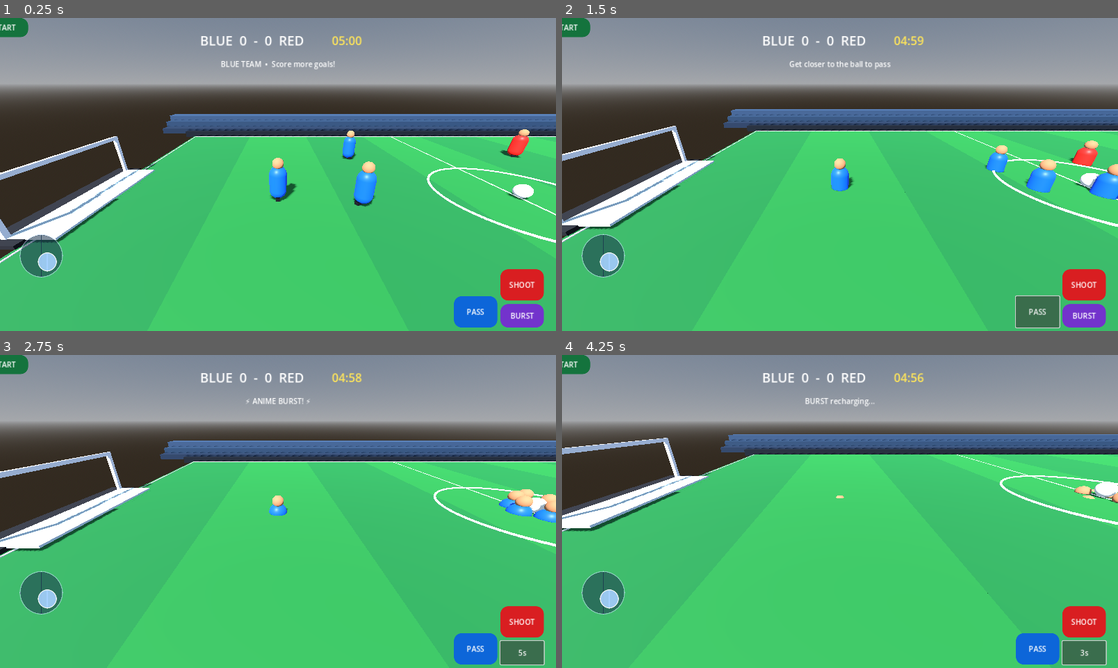
Above: before the commit, frames 1-4 (two rows, left to right).
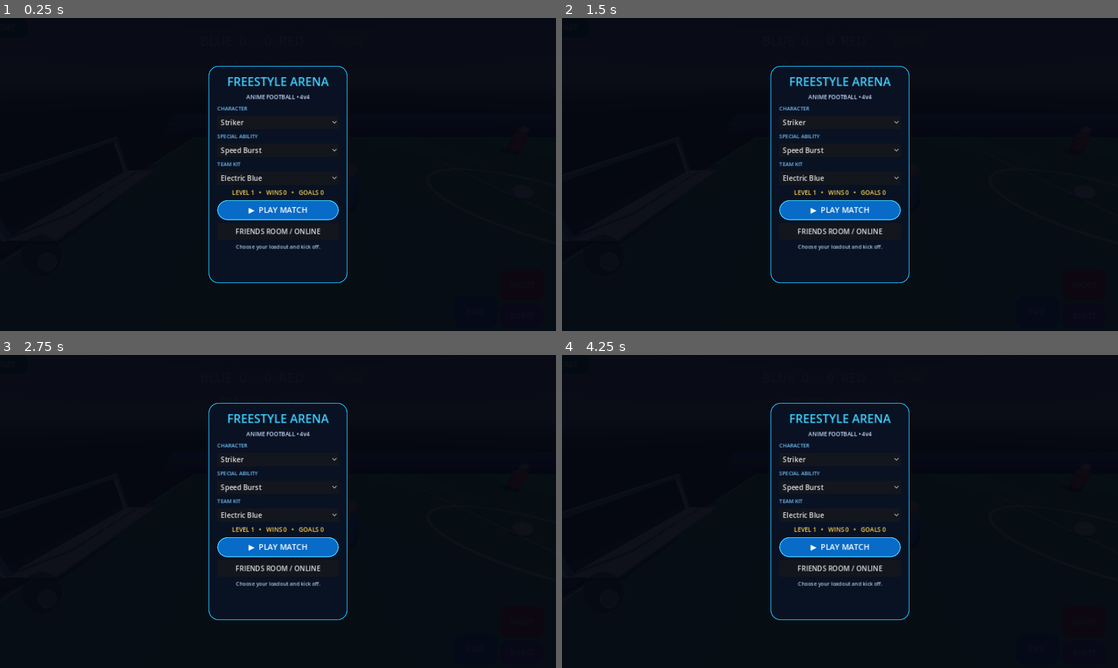
Above: after the commit, the same moments.

Repository: stalinvismay2020-del/KAIRO-
Game: Godot game, scene res://Main.tscn
Two runs of this game, one before a commit and one after it. Both use one fixed random seed, a clock stepped at 60 frames per second and the inputs below.
Inputs:
- Up to frame 1 (0.25 s): no input
- Up to frame 2 (1.5 s): click "SHOOT" at 0.5 s; click "PASS" at 1.25 s
- Up to frame 3 (2.75 s): click "BURST" at 2 s
- Up to frame 4 (4.25 s): click "5s" (after the commit: "BURST") at 2.75 s; click "4s" (after the commit: "BURST") at 3.5 s

The runs differ from the first frame. In frame 1, 100% of the frame differs, in the area x 0-100%, y 0-100%; in frame 2, 100%; in frame 3, 100%; in frame 4, 100%.

Commit message:
Add pre-match lobby and player loadout options

Diff:
--- a/Main.gd
+++ b/Main.gd
@@ -15,7 +15,7 @@
 var score_home := 0
 var score_away := 0
 var time_left := MATCH_SECONDS
-var match_active := true
+var match_active := false
 var joystick_vector := Vector2.ZERO
 var touch_origin := Vector2.ZERO
 var joystick_touch_id := -1
@@ -37,6 +37,17 @@
 var goal_flash_time := 0.0
 var burst_fx_timer := 0.0
 var run_phase := 0.0
+var lobby_layer: CanvasLayer
+var lobby_status: Label
+var character_picker: OptionButton
+var ability_picker: OptionButton
+var color_picker: OptionButton
+var selected_ability := "Speed Burst"
+var selected_character := "Striker"
+var selected_team_color := "Electric Blue"
+var wins_total := 0
+var goals_total := 0
+var player_level := 1
 
 func _ready() -> void:
 	rng.randomize()
@@ -47,6 +58,8 @@
 	_build_ball()
 	_build_camera()
 	_build_ui()
+	_load_progress()
+	_build_lobby()
 	_update_hud()
 
 func _process(delta: float) -> void:
@@ -54,6 +67,10 @@
 		time_left = maxf(0.0, time_left - delta)
 		if time_left <= 0.0:
 			match_active = false
+			if score_home > score_away:
+				wins_total += 1
+			player_level = 1 + int(wins_total / 3) + int(goals_total / 10)
+			_save_progress()
 			ui_hint.text = "FULL TIME  •  Tap RESTART to play again"
 		_update_hud()
 	if burst_time > 0.0:
@@ -448,7 +465,10 @@
 		ui_hint.text = "Get closer to the ball to shoot"
 		return
 	var dir := Vector3(1, 0.15, 0) + Vector3(0, 0, -player.global_position.z * 0.02)
-	ball.apply_central_impulse(dir.normalized() * 13.0)
+	var shot_power := 13.0
+	if selected_ability == "Power Shot":
+		shot_power = 18.0
+	ball.apply_central_impulse(dir.normalized() * shot_power)
 	_spawn_skill_burst(ball.global_position, Color(1.0, 0.25, 0.12))
 	ui_hint.text = "⚡ POWER SHOT! ⚡"
 
@@ -459,11 +479,17 @@
 	var target := teammates[0].global_position if not teammates.is_empty() else player.global_position + Vector3(5,0,0)
 	var dir := (target - ball.global_position).normalized()
 	dir.y = 0.05
-	ball.apply_central_impulse(dir.normalized() * 7.5)
+	var pass_power := 7.5
+	if selected_ability == "Precision Pass":
+		pass_power = 11.0
+	ball.apply_central_impulse(dir.normalized() * pass_power)
 	_spawn_skill_burst(ball.global_position, Color(0.15, 0.65, 1.0))
 	ui_hint.text = "◆ PERFECT PASS ◆"
 
 func _burst() -> void:
+	if selected_ability != "Speed Burst":
+		ui_hint.text = "POWER SHOT selected — use SHOOT" if selected_ability == "Power Shot" else "PRECISION PASS selected — use PASS"
+		return
 	if burst_cooldown > 0.0:
 		ui_hint.text = "BURST recharging..."
 		return
@@ -521,7 +547,157 @@
 	var total := int(ceil(time_left))
 	ui_timer.text = "   %02d:%02d" % [total / 60, total % 60]
 	if burst_button:
-		burst_button.text = "BURST" if burst_cooldown <= 0.0 else str(int(ceil(burst_cooldown))) + "s"
+		if selected_ability == "Speed Burst":
+			burst_button.text = "BURST" if burst_cooldown <= 0.0 else str(int(ceil(burst_cooldown))) + "s"
+		else:
+			burst_button.text = "SKILL"
+
+
+func _build_lobby() -> void:
+	lobby_layer = CanvasLayer.new()
+	lobby_layer.layer = 10
+	add_child(lobby_layer)
+	var backdrop := ColorRect.new()
+	backdrop.anchor_right = 1.0
+	backdrop.anchor_bottom = 1.0
+	backdrop.color = Color(0.015, 0.025, 0.065, 0.96)
+	backdrop.mouse_filter = Control.MOUSE_FILTER_STOP
+	lobby_layer.add_child(backdrop)
+	var center := CenterContainer.new()
+	center.anchor_right = 1.0
+	center.anchor_bottom = 1.0
+	center.offset_left = 18
+	center.offset_right = -18
+	center.offset_top = 10
+	center.offset_bottom = -10
+	lobby_layer.add_child(center)
+	var panel := PanelContainer.new()
+	panel.custom_minimum_size = Vector2(320, 500)
+	var panel_style := StyleBoxFlat.new()
+	panel_style.bg_color = Color(0.035, 0.07, 0.14, 0.98)
+	panel_style.border_color = Color(0.1, 0.75, 1.0, 0.9)
+	panel_style.set_border_width_all(2)
+	panel_style.set_corner_radius_all(22)
+	panel.add_theme_stylebox_override("panel", panel_style)
+	center.add_child(panel)
+	var margin := MarginContainer.new()
+	margin.add_theme_constant_override("margin_left", 18)
+	margin.add_theme_constant_override("margin_right", 18)
+	margin.add_theme_constant_override("margin_top", 14)
+	margin.add_theme_constant_override("margin_bottom", 14)
+	panel.add_child(margin)
+	var stack := VBoxContainer.new()
+	stack.add_theme_constant_override("separation", 7)
+	margin.add_child(stack)
+	var title := Label.new()
+	title.text = "FREESTYLE ARENA"
+	title.horizontal_alignment = HORIZONTAL_ALIGNMENT_CENTER
+	title.add_theme_font_size_override("font_size", 27)
+	title.add_theme_color_override("font_color", Color(0.25, 0.82, 1.0))
+	stack.add_child(title)
+	var subtitle := Label.new()
+	subtitle.text = "ANIME FOOTBALL • 4v4"
+	subtitle.horizontal_alignment = HORIZONTAL_ALIGNMENT_CENTER
+	subtitle.add_theme_font_size_override("font_size", 13)
+	subtitle.add_theme_color_override("font_color", Color(0.8, 0.88, 1.0))
+	stack.add_child(subtitle)
+	stack.add_child(_lobby_label("CHARACTER"))
+	character_picker = OptionButton.new()
+	for item in ["Striker", "Playmaker", "Defender"]:
+		character_picker.add_item(item)
+	stack.add_child(character_picker)
+	stack.add_child(_lobby_label("SPECIAL ABILITY"))
+	ability_picker = OptionButton.new()
+	for item in ["Speed Burst", "Power Shot", "Precision Pass"]:
+		ability_picker.add_item(item)
+	stack.add_child(ability_picker)
+	stack.add_child(_lobby_label("TEAM KIT"))
+	color_picker = OptionButton.new()
+	for item in ["Electric Blue", "Neon Green", "Royal Purple", "Crimson Red"]:
+		color_picker.add_item(item)
+	stack.add_child(color_picker)
+	var stats := Label.new()
+	stats.name = "ProgressStats"
+	stats.text = "LEVEL %d   •   WINS %d   •   GOALS %d" % [player_level, wins_total, goals_total]
+	stats.horizontal_alignment = HORIZONTAL_ALIGNMENT_CENTER
+	stats.add_theme_color_override("font_color", Color(1.0, 0.82, 0.3))
+	stats.add_theme_font_size_override("font_size", 14)
+	stack.add_child(stats)
+	var play := Button.new()
+	play.text = "▶  PLAY MATCH"
+	play.custom_minimum_size.y = 46
+	play.add_theme_font_size_override("font_size", 18)
+	play.add_theme_color_override("font_color", Color.WHITE)
+	play.add_theme_stylebox_override("normal", _panel_style(Color(0.03, 0.42, 0.78), Color(0.25, 0.82, 1.0)))
+	play.pressed.connect(_start_match)
+	stack.add_child(play)
+	var room := Button.new()
+	room.text = "FRIENDS ROOM / ONLINE"
+	room.custom_minimum_size.y = 38
+	room.pressed.connect(_show_online_room_status)
+	stack.add_child(room)
+	lobby_status = Label.new()
+	lobby_status.text = "Choose your loadout and kick off."
+	lobby_status.autowrap_mode = TextServer.AUTOWRAP_WORD_SMART
+	lobby_status.horizontal_alignment = HORIZONTAL_ALIGNMENT_CENTER
+	lobby_status.add_theme_font_size_override("font_size", 12)
+	lobby_status.add_theme_color_override("font_color", Color(0.7, 0.8, 0.9))
+	stack.add_child(lobby_status)
+
+
+func _lobby_label(value: String) -> Label:
+	var label := Label.new()
+	label.text = value
+	label.add_theme_font_size_override("font_size", 12)
+	label.add_theme_color_override("font_color", Color(0.45, 0.75, 0.95))
+	return label
+
+
+func _start_match() -> void:
+	selected_character = character_picker.get_item_text(character_picker.selected)
+	selected_ability = ability_picker.get_item_text(ability_picker.selected)
+	selected_team_color = color_picker.get_item_text(color_picker.selected)
+	var tint := Color(0.08, 0.36, 0.95)
+	match selected_team_color:
+		"Neon Green": tint = Color(0.12, 0.92, 0.42)
+		"Royal Purple": tint = Color(0.52, 0.2, 0.92)
+		"Crimson Red": tint = Color(0.92, 0.08, 0.2)
+		_: tint = Color(0.08, 0.36, 0.95)
+	if player_visual:
+		player_visual.material_override = _material(tint, 0.45)
+	match selected_character:
+		"Playmaker": ui_hint.text = "PLAYMAKER • PRECISION AND TEAMWORK"
+		"Defender": ui_hint.text = "DEFENDER • HOLD YOUR LINE"
+		_: ui_hint.text = "STRIKER • GO FOR GOALS"
+	match_active = true
+	time_left = MATCH_SECONDS
+	score_home = 0
+	score_away = 0
+	burst_time = 0.0
+	burst_cooldown = 0.0
+	_reset_kickoff("KICK OFF! • " + selected_ability.to_upper())
+	lobby_layer.visible = false
+	_update_hud()
+
+
+func _show_online_room_status() -> void:
+	lobby_status.text = "Online friend rooms are not connected yet. This build currently supports offline 4v4 vs AI; online play needs a multiplayer server."
+
+
+func _save_progress() -> void:
+	var cfg := ConfigFile.new()
+	cfg.set_value("career", "wins", wins_total)
+	cfg.set_value("career", "goals", goals_total)
+	cfg.set_value("career", "level", player_level)
+	cfg.save("user://football_progress.cfg")
+
+
+func _load_progress() -> void:
+	var cfg := ConfigFile.new()
+	if cfg.load("user://football_progress.cfg") == OK:
+		wins_total = int(cfg.get_value("career", "wins", 0))
+		goals_total = int(cfg.get_value("career", "goals", 0))
+		player_level = int(cfg.get_value("career", "level", 1))
 
 
 func _spawn_skill_burst(at: Vector3, tint: Color) -> void:
